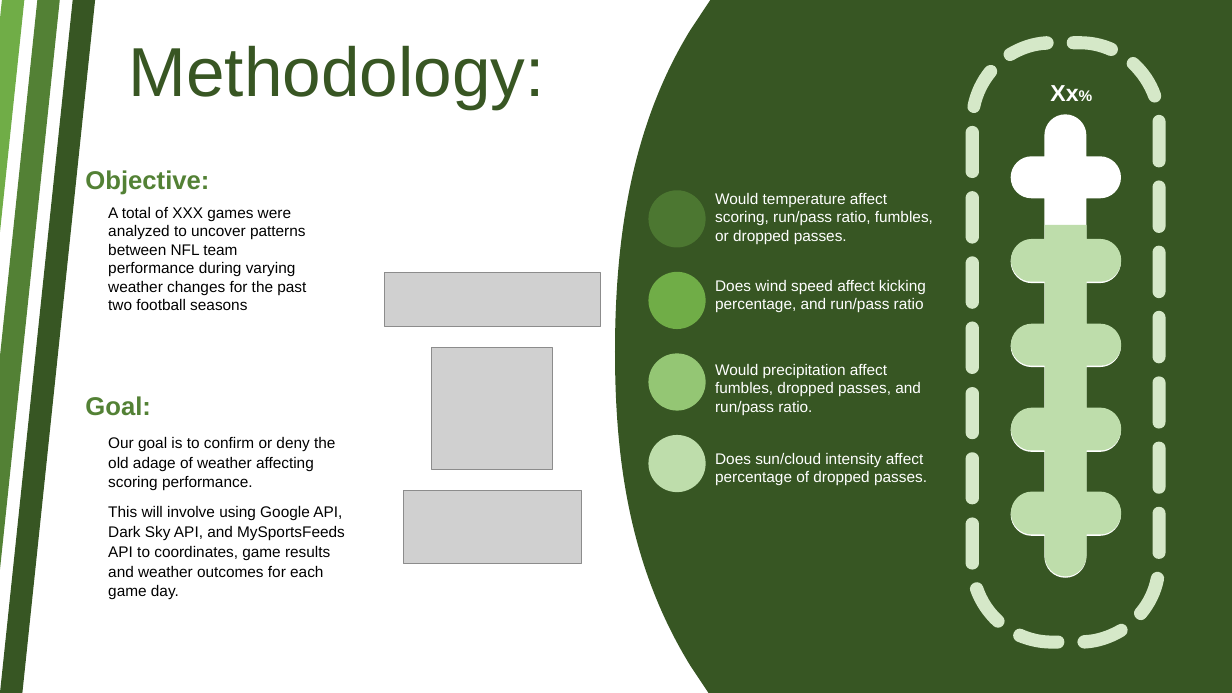
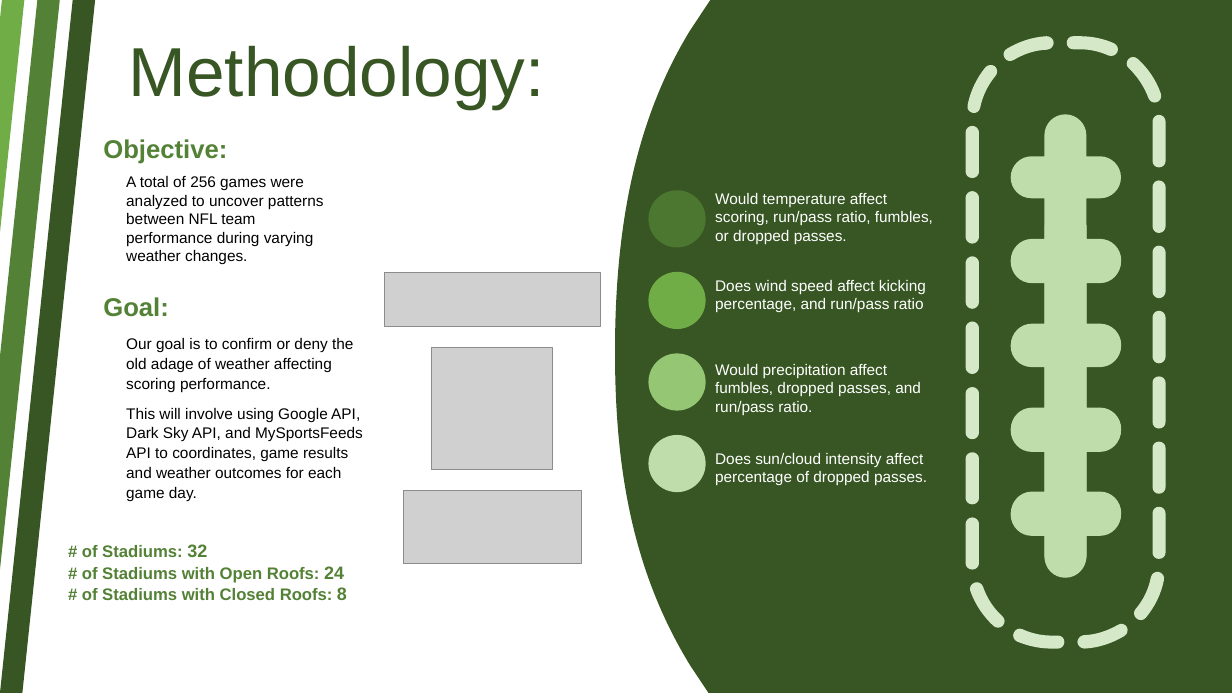
Before and after one commit to aaronhwoo/Project1, a slide deck: slide 2 of Team 8 Project 1.pptx. Drawn at 1232x693 pixels with LibreOffice and Linux fonts; fonts in the diff are those of the drawing; grey boxes stand for pictures. Boxes give left, top, right and bottom in pixels: in the first picture for what was removed or moved away, otherwise in the second. Text is boxed around its words. In the diff, an @@ line names an element or a change of style, - is before the commit and + after.

```diff
--- a/Team 8 Project 1.pptx
+++ b/Team 8 Project 1.pptx
@@ text removed at (1050,85,1078,101) @@
-Xx%
@@ freeform shape at (1012,114,1122,578): fill #FFFFFF to #BEDDAB @@
@@ text "Objective:": place and size @@
-text "Objective:" at (85,170,209,195)
+text "Objective:" at (103,139,227,164)
@@ text at (126,176,324,264): text changed @@
-A total of XXX games were analyzed to uncover patterns between NFL team performance during varying weather changes for the past two football seasons
+A total of 256 games were analyzed to uncover patterns between NFL team performance during varying weather changes.
@@ text "Goal:": place and size @@
-text "Goal:" at (85,396,151,416)
+text "Goal:" at (103,297,169,317)
@@ text "Our goal is to confirm ...": place and size @@
-text "Our goal is to confirm ..." at (108,437,345,600)
+text "Our goal is to confirm ..." at (126,338,363,501)
@@ text added at (82,544,347,600), 13 pt, text #538135, bold @@
+# of Stadiums: 32
+# of Stadiums with Open Roofs: 24
+# of Stadiums with Closed Roofs: 8
```
Also in this commit, not shown: 6 other slides changed, 2 slides added, 11 slides removed.
